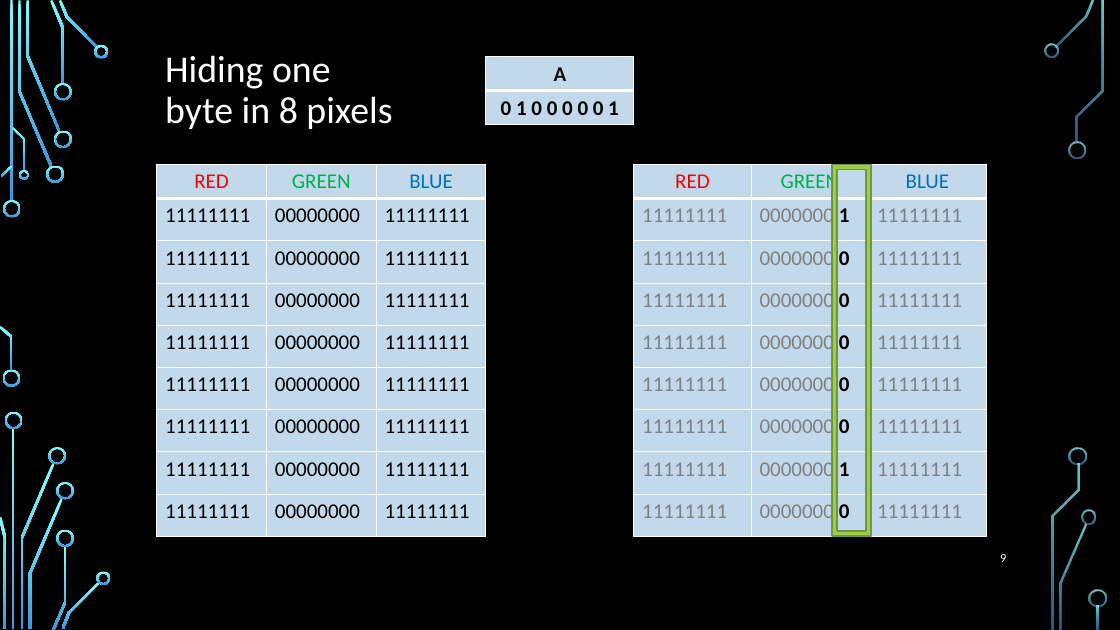
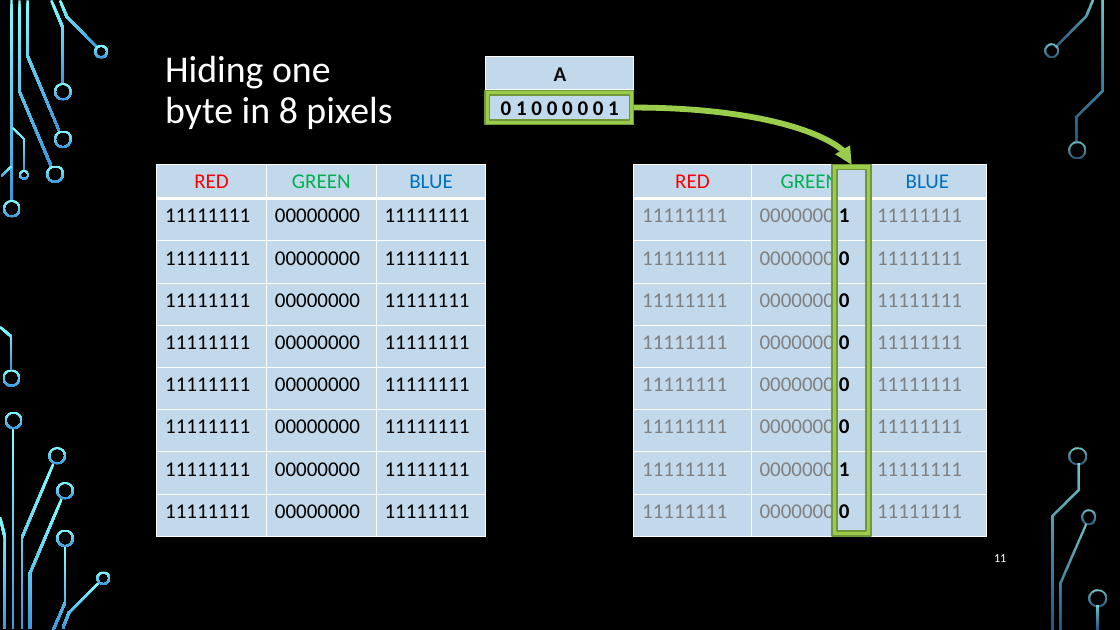
Before and after one commit to torrens/kainosSteg, a slide deck: slide 11 of kainosSteg.pptx (slide 9 before the commit). Drawn at 1120x630 pixels with LibreOffice and Linux fonts; fonts in the diff are those of the drawing; background and template pictures are left out. Boxes give left, top, right and bottom in pixels: in the first picture for what was removed or moved away, otherwise in the second. Text is boxed around its words. In the diff, an @@ line names an element or a change of style, - is before the commit and + after.

```diff
--- a/kainosSteg.pptx
+++ b/kainosSteg.pptx
@@ frame added at box(486, 91, 634, 124), fill #9ACD4C, outline #729838 1.25 pt @@
@@ curved arrow added from (634, 108) to (852, 165), #9ACD4C 5 pt @@
@@ page number at box(994, 554, 1006, 562): text changed @@
-9
+11
```
Also in this commit, not shown: 5 other slides changed, 4 slides added, 13 other files.
